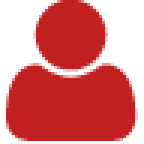
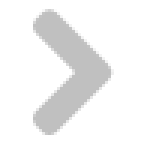
Revision of a layered w=144, h=144 image; what changed, layer by layer:
added group "right" with 1 layers in group "icon" over [33, 9, 114, 135]
added layer (unnamed layer) (1st of 3, in "icon" › "right") in group "right" over [33, 9, 114, 135]
hid group "prfile" (1 layers) over [6, 0, 138, 141]
hid (unnamed layer) (3rd of 3, in "icon" › "prfile") over [6, 0, 138, 141]
